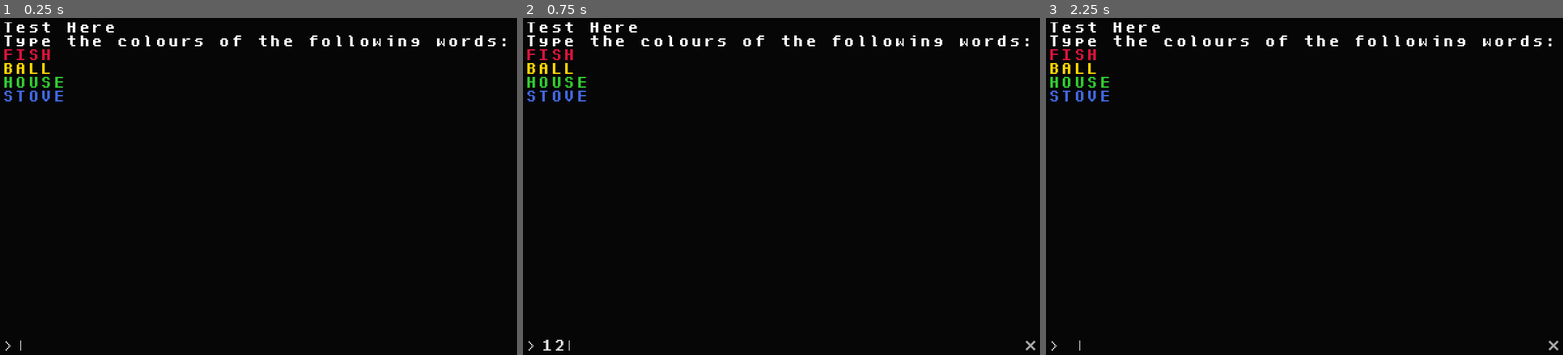
Above: before the commit, frames 1-3 (left to right).
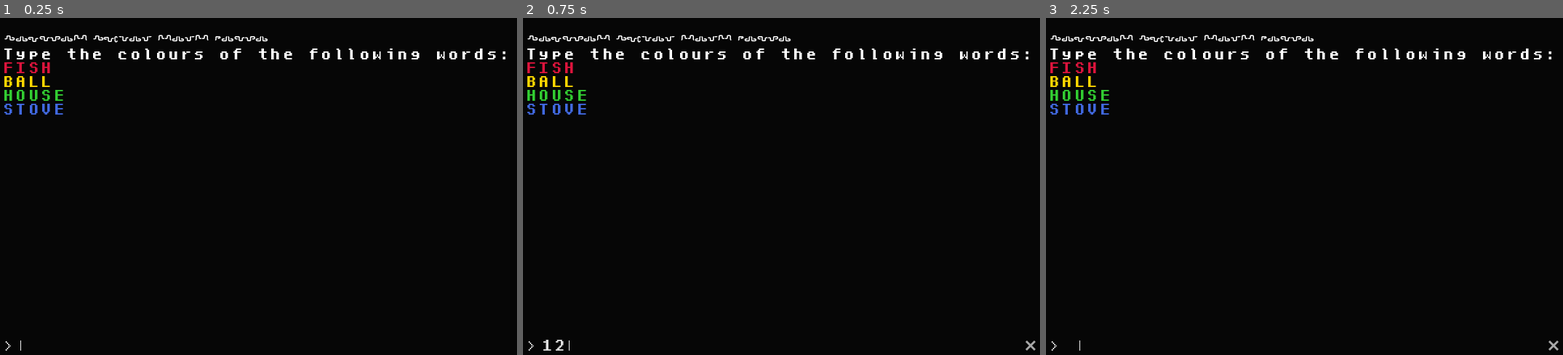
Above: after the commit, the same moments.

Repository: RhineQueen/GameOff-Secrets
Game: Godot game, scene res://Scenes/game.tscn
Same seed, same stepped clock (60 frames per second), same inputs: the game is played once before the commit and once after it.
Inputs (mouse positions are in pixels of both pictures, inside the frame that each line leads up to):
- Up to frame 1 (0.25 s): no input
- Up to frame 2 (0.75 s): click (791, 344) at 0.52 s; type "12" at 0.6 s
- Up to frame 3 (2.25 s): tap Enter at 1.25 s; tap Space at 2 s

The runs differ from the first frame. In frame 1, 3.0% of the frame differs, in the area x 0-98%, y 1-29%; in frame 2, 3.0%; in frame 3, 3.0%.

Commit message:
Expanded code framework

Diff:
--- /dev/null
+++ b/gameoff-secrets/Scenes/data_storage.tscn
@@ -0,0 +1,6 @@
+[gd_scene load_steps=2 format=3 uid="uid://6ka8cfeyqk8e"]
+
+[ext_resource type="Script" path="res://Scripts/data_storage.gd" id="1_nr1hs"]
+
+[node name="data_storage" type="Node"]
+script = ExtResource("1_nr1hs")
--- a/gameoff-secrets/Scenes/game.tscn
+++ b/gameoff-secrets/Scenes/game.tscn
@@ -1,8 +1,9 @@
-[gd_scene load_steps=15 format=3 uid="uid://bp7kvn5fiwg8d"]
+[gd_scene load_steps=16 format=3 uid="uid://bp7kvn5fiwg8d"]
 
 [ext_resource type="Script" path="res://Scripts/input.gd" id="1_1r508"]
 [ext_resource type="FontFile" uid="uid://ciw1lr8jmf73g" path="res://Fonts/MayfairNbpBold-gAA4.ttf" id="1_vpoiy"]
 [ext_resource type="Script" path="res://Scripts/game.gd" id="1_wkkqi"]
+[ext_resource type="FontFile" uid="uid://cstyigaf2yfve" path="res://Fonts/releaseme.ttf" id="3_imxc7"]
 [ext_resource type="Script" path="res://Scripts/data_compiler.gd" id="4_aushr"]
 [ext_resource type="Script" path="res://Scripts/puzzle_generator.gd" id="5_pllv3"]
 [ext_resource type="Script" path="res://Scripts/plaintext_data.gd" id="6_6ba52"]
@@ -63,8 +64,9 @@
 [node name="DataDisplay" type="RichTextLabel" parent="BG/MarginContainer/Gamescreen/GameInfo"]
 layout_mode = 2
 theme_override_constants/line_separation = 5
+theme_override_fonts/italics_font = ExtResource("3_imxc7")
 bbcode_enabled = true
-text = "Test Here
+text = "[i]secret scovex text here[/i]
 Type the colours of the following words:
 [color=crimson]FISH[/color]
 [color=gold]BALL[/color]
--- /dev/null
+++ b/gameoff-secrets/Scripts/data_storage.gd
@@ -0,0 +1,10 @@
+extends Node
+
+var text_strings: Array[String]
+
+func _ready() -> void:
+	text_strings = [
+		"Lorem ipsum dolor sit amet, consectetur adipiscing elit. Nulla congue est at blandit convallis. Fusce scelerisque dui in dictum accumsan. Morbi luctus eu lacus at bibendum. Vivamus urna est, dignissim vel nunc vel, fermentum auctor velit. Vestibulum et augue pulvinar, maximus eros ut, ultrices augue. Nam id placerat ante, non rutrum metus. Sed rhoncus mi non tortor malesuada, in euismod nunc porta. In et euismod lacus. Vivamus nisl justo, scelerisque nec justo at, ornare tempor arcu. In justo mauris, pretium non finibus quis, malesuada sed dui. Etiam ut magna ligula. Nunc at tellus maximus, lacinia enim in, ultrices ex. Quisque finibus augue sit amet egestas sodales. Duis semper quam quis lorem rhoncus, vel hendrerit justo tempus. Sed augue urna, faucibus vitae consequat ut, facilisis in nunc.",
+		"In magna metus, aliquam sed dignissim ac, interdum porttitor lorem. Vestibulum ut lobortis nunc. Ut massa risus, bibendum ac justo nec, dignissim auctor nibh. Curabitur nec ante fringilla, auctor neque in, congue turpis. Suspendisse potenti. Donec pellentesque eu massa ut lobortis. Vivamus lacinia risus sed vestibulum dapibus. Suspendisse lacus velit, sodales in leo et, congue porta lectus. Nunc orci dui, tincidunt a viverra et, posuere non nulla. Pellentesque ut nulla nec est aliquam pharetra eget a lectus. Proin volutpat est id posuere volutpat. Vestibulum in lectus sed quam accumsan semper quis sit amet purus.",
+		"Suspendisse sodales sed nisi ut ultrices. Nullam est ex, cursus sit amet ante quis, ornare ultrices eros. Aenean a auctor tortor. Curabitur ipsum augue, accumsan quis tortor vel, auctor cursus sem. Donec ullamcorper cursus purus, quis dapibus libero. Duis consectetur tempus diam, vel elementum massa tempor in. Quisque bibendum quam eget laoreet elementum."
+	]
--- a/gameoff-secrets/Scripts/puzzle_dictionary.gd
+++ b/gameoff-secrets/Scripts/puzzle_dictionary.gd
@@ -1,6 +1,101 @@
 extends Node
 
+var keyword_key: Dictionary
+var colour_key: Dictionary
+var flare_key: Dictionary
+var equation_key: Dictionary
+var atbash_key: Dictionary
+var leet_key: Dictionary
 
-var keyword_key : Dictionary
+func _ready() -> void:
+	keyword_key = {
+		#"ContVal"
+		1:"Var_Respec",
+		#"PointInt"
+		2:"formatPNTR",
+		#"TilReup"
+		3:"DelCurrTval",
+		#"CalVerr"
+		4:"redo-verico",
+		#"TeeJunt"
+		5:"rmvSRClimit",
+		#"AwitDIL"
+		6:"Controls.dlaw",
+		#"REZInit"
+		7:"hdVcall",
+		#"QuelFor"
+		8:"RVFbreak"
+	}
 
-#store answer key here for reference.
+	colour_key = {
+		#"red"
+		1:"NULLrf",
+		#"yellow"
+		2:"XPRT_",
+		#"blue"
+		3:"lbd:",
+		#"green"
+		4:"verCON/"
+	}
+
+	flare_key = {
+		#(())
+		1:"%",
+		#{{}}
+		2:"|",
+		#[[]]
+		3:"@",
+		#<<>>
+		4:"^"
+	}
+
+	#FIGURE HOW TO CHECK EQUATIONS ELSEWHERE HAVE THIS JUST STORE THE RESULT CHECK FUCTION NAME
+	equation_key = {
+		#_=
+		1:"comp_percent_check",
+		#!+
+		2:"double_subtract_check",
+		#~&
+		3:"add_add_check",
+		#/-
+		4:"multiply_add_check"
+	}
+
+	atbash_key = {
+		"a":"z",
+		"b":"y",
+		"c":"x",
+		"d":"w",
+		"e":"v",
+		"f":"u",
+		"g":"t",
+		"h":"s",
+		"i":"r",
+		"j":"q",
+		"k":"p",
+		"l":"o",
+		"m":"n",
+		"n":"m",
+		"o":"l",
+		"p":"k",
+		"q":"j",
+		"r":"i",
+		"s":"h",
+		"t":"g",
+		"u":"f",
+		"v":"e",
+		"w":"d",
+		"x":"c",
+		"y":"b",
+		"z":"a",
+	}
+
+	leet_key = {
+		"l":"1",
+		"z":"2",
+		"e":"3",
+		"s":"5",
+		"t":"7",
+		"b":"8",
+		"o":"0"
+	}
--- a/gameoff-secrets/Scripts/result_check.gd
+++ b/gameoff-secrets/Scripts/result_check.gd
@@ -1,5 +1,4 @@
 extends Node
-
 
 signal results_complete(correct_entries, incorrect_entries)
 
--- a/gameoff-secrets/project.godot
+++ b/gameoff-secrets/project.godot
@@ -18,6 +18,7 @@
 [autoload]
 
 PuzzleDictionary="*res://Scenes/puzzle_dictionary.tscn"
+DataStorage="*res://Scenes/data_storage.tscn"
 
 [display]
 
Binary file added: gameoff-secrets/Fonts/Echolot.ttf
Not shown, added: gameoff-secrets/Fonts/Echolot.ttf.import
Binary file added: gameoff-secrets/Fonts/releaseme.ttf
Not shown, added: gameoff-secrets/Fonts/releaseme.ttf.import
Not shown, changed: Gameof 2024 Secrets.odt
